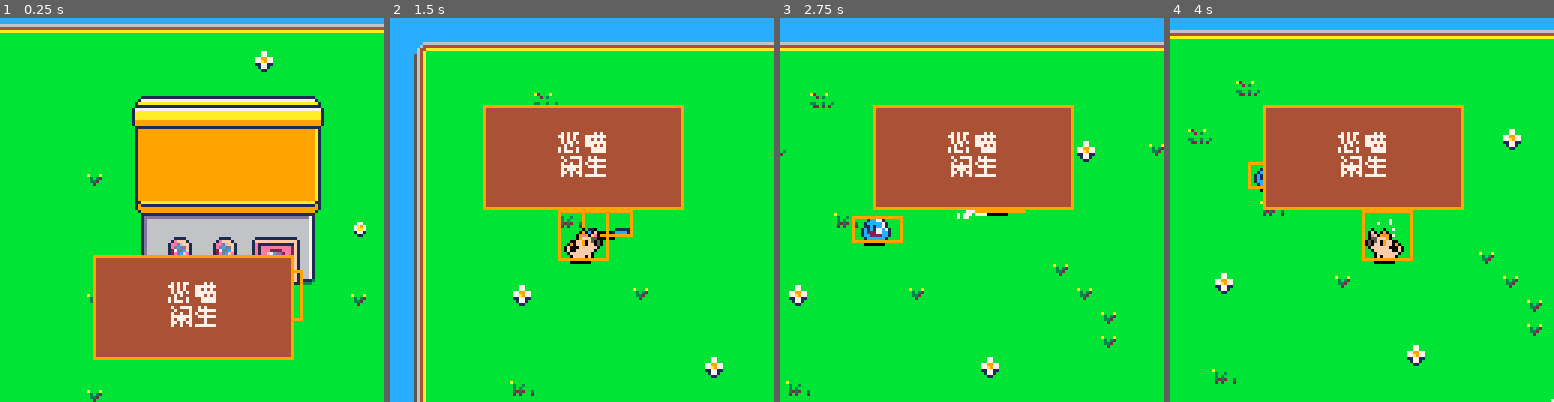
Above: before the commit, frames 1-4 (left to right).
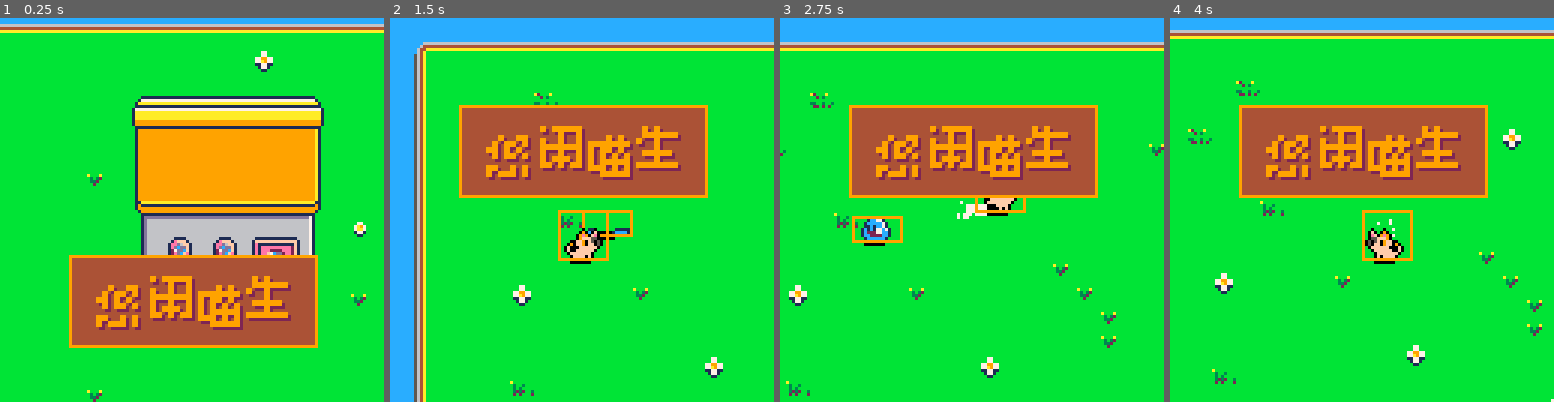
Above: after the commit, the same moments.

Repository: fuutou89/MeowValley
Game: PICO-8 cartridge game/game.p8
The game is run twice, just before and just after one commit, with the same random seed, the same clock (stepped at 60 frames per second) and the same inputs.
Inputs:
- Up to frame 1 (0.25 s): no input
- Up to frame 2 (1.5 s): tap X (X key) at 0.33, 1.07 s; tap O (Z key) at 0.7 s
- Up to frame 3 (2.75 s): hold Right 1.6-2.1 s; tap O (Z key) at 1.7, 2.1, 2.5 s; tap X (X key) at 1.85 s; hold Up 2.15-2.42 s; hold Right from 2.47 s (still down)
- Up to frame 4 (4 s): tap O (Z key) at 2.9, 3.3, 3.7 s; tap X (X key) at 2.97 s; release Right at 3.03 s; hold Left 3.08-3.58 s; hold Down 3.63-3.97 s

The runs differ from the first frame. In frame 1, 9.6% of the frame differs, in the area x 17-83%, y 61-90%; in frame 2, 9.6%; in frame 3, 9.6%; in frame 4, 9.6%.

Commit message:
outline title

Diff:
--- a/game/game.p8
+++ b/game/game.p8
@@ -17,6 +17,7 @@
 #include game.lua
 #include ui.lua
 #include title.lua
+#include outline.lua
 __gfx__
 88888888888888888888888888888888888888888888888888888888888888888888888888888888888888888888888888888888888888888888888888888888
 88888888888888888888888888888888888888888888888888888888888888888888888888888888888888888888888888888888888888888888888888888888
@@ -114,21 +115,21 @@
 cc17777777777777777771ccbb1771bbccccccccb1999999999999999999991b12edcfe102a33233121b1100012d641000000000000000000000000000000000
 ccc111111111111111111cccbbb11bbbccccccccbb19999999999999999991bb012eee100323333312ddd100014fff1000000000000000000000000000000000
 ccccccccccccccccccccccccbbbbbbbbccccccccbbb111111111111111111bbb00111100011111111122d1000014f10000000000000000000000000000000000
-07070770000070700000000000000000000000000000000000000000000000000000000000000000000000000000000000000000000000000000000000000000
-77070700077777770000000000000000000000000000000000000000000000000000000000000000000000000000000000000000000000000000000000000000
-07070700077070700000000000000000000000000000000000000000000000000000000000000000000000000000000000000000000000000000000000000000
-07077070077777770000000000000000000000000000000000000000000000000000000000000000000000000000000000000000000000000000000000000000
-00707000077707070000000000000000000000000000000000000000000000000000000000000000000000000000000000000000000000000000000000000000
-70700070000777770000000000000000000000000000000000000000000000000000000000000000000000000000000000000000000000000000000000000000
-70777070000777770000000000000000000000000000000000000000000000000000000000000000000000000000000000000000000000000000000000000000
-00000000000000000000000000000000000000000000000000000000000000000000000000000000000000000000000000000000000000000000000000000000
-07007777007070000000000000000000000000000000000000000000000000000000000000000000000000000000000000000000000000000000000000000000
-00700007007777770000000000000000000000000000000000000000000000000000000000000000000000000000000000000000000000000000000000000000
-07007007070070000000000000000000000000000000000000000000000000000000000000000000000000000000000000000000000000000000000000000000
-07777777007777770000000000000000000000000000000000000000000000000000000000000000000000000000000000000000000000000000000000000000
-07077707000070000000000000000000000000000000000000000000000000000000000000000000000000000000000000000000000000000000000000000000
-07707077000070000000000000000000000000000000000000000000000000000000000000000000000000000000000000000000000000000000000000000000
-07007007077777770000000000000000000000000000000000000000000000000000000000000000000000000000000000000000000000000000000000000000
+00900990000909000000000000000000000000000000000000000000000000000000000000000000000000000000000000000000000000000000000000000000
+09099090999999900000000000000000000000000000000000000000000000000000000000000000000000000000000000000000000000000000000000000000
+99090900909909000000000000000000000000000000000000000000000000000000000000000000000000000000000000000000000000000000000000000000
+09099090909090900000000000000000000000000000000000000000000000000000000000000000000000000000000000000000000000000000000000000000
+00000000909999900000000000000000000000000000000000000000000000000000000000000000000000000000000000000000000000000000000000000000
+99009090999090900000000000000000000000000000000000000000000000000000000000000000000000000000000000000000000000000000000000000000
+90999090009999900000000000000000000000000000000000000000000000000000000000000000000000000000000000000000000000000000000000000000
+00000000000000000000000000000000000000000000000000000000000000000000000000000000000000000000000000000000000000000000000000000000
+90999990090900000000000000000000000000000000000000000000000000000000000000000000000000000000000000000000000000000000000000000000
+00090090099999900000000000000000000000000000000000000000000000000000000000000000000000000000000000000000000000000000000000000000
+90090090900900000000000000000000000000000000000000000000000000000000000000000000000000000000000000000000000000000000000000000000
+99999990000900000000000000000000000000000000000000000000000000000000000000000000000000000000000000000000000000000000000000000000
+90090090099999000000000000000000000000000000000000000000000000000000000000000000000000000000000000000000000000000000000000000000
+90999090000900000000000000000000000000000000000000000000000000000000000000000000000000000000000000000000000000000000000000000000
+99090990999999900000000000000000000000000000000000000000000000000000000000000000000000000000000000000000000000000000000000000000
 
 
 
--- /dev/null
+++ b/game/outline.lua
@@ -0,0 +1,26 @@
+-- draw sprite outline using
+-- the following variables:
+-- s=sprite #
+-- x=sprite's x-position
+-- y=sprite's y-position
+
+-- t=type of outline (binary)
+--   this is a single number
+--   from 0-511 thus:
+--   256 128 064 █ █ █
+--   032 016 008 █ █ █
+--   004 002 001 █ █ █
+
+-- c=color of outline
+-- h=sprite size across, def 1
+-- v=sprite size down  , def 1
+-- (both variables of h + v
+--  are optional)
+
+function outline(s,x,y,t,c,h,v)if(t==0)return
+    local b=256for i=1,15do pal(i,c)end h=h or 1v=v or 1for i=-1,1do for j=-1,1do if(band(t,b)>0)spr(s,x+j,y+i,h,v)
+    b\=2end end pal()end
+
+function outline_sspr(sx,sy,sw,sh,dx,dy,dw,dh,t,c)if(t==0)return
+    local b=256for i=1,15do pal(i,c)end for i=-1,1do for j=-1,1do if(band(t,b)>0)sspr(sx,sy,sw,sh,dx+j,dy+i,dw,dh)
+    b\=2end end pal()end
--- a/game/title.lua
+++ b/game/title.lua
@@ -5,10 +5,10 @@
         x_offset = 0,
         y_offset = 128,
         bg = {
-            x = 32,
+            x = 24,
             y = 32,
-            size_x = 64,
-            size_y = 32
+            size_x = 80,
+            size_y = 28
         },
         order = 0,
         open = title_open,
@@ -39,7 +39,26 @@
 
     rectfill(bg_x, bg_y, bg_x + _title.bg.size_x, bg_y + _title.bg.size_y,4)
     rect(bg_x - 1, bg_y - 1, bg_x + _title.bg.size_x + 1, bg_y + _title.bg.size_y + 1,9)
-    palt( 0, true)
-    spr(192, _title.x + 32 + 24, _title.y + _title.y_offset + 40, 2, 2)
+    palt(0, true)
+
+    local sp_start_x = _title.x + 32
+    local sp_center_y = _title.y + _title.y_offset + 38
+
+    outline_sspr(0, 96, 8, 8, sp_start_x, sp_center_y + 3, 16, 16, 1, 2)
+    sspr(0, 96, 8, 8, sp_start_x, sp_center_y + 3, 16, 16)
+
+    outline_sspr(0, 104, 8, 8, sp_start_x + 16 + 2, sp_center_y, 16, 16, 1, 2)
+    sspr(0, 104, 8, 8, sp_start_x + 16 + 2, sp_center_y, 16, 16)
+
+    outline_sspr(8, 96, 8, 8, sp_start_x + 32 + 2, sp_center_y + 3, 16, 16, 1, 2)
+    sspr(8, 96, 8, 8, sp_start_x + 32 + 2, sp_center_y + 3, 16, 16)
+
+    outline_sspr(8, 104, 8, 8, sp_start_x + 48 + 2, sp_center_y, 16, 16, 1, 2)
+    sspr(8, 104, 8, 8, sp_start_x + 48 + 2, sp_center_y, 16, 16)
+
+    --sspr(0, 104, 8, 8, _title.x + 40, _title.y + _title.y_offset + 40, 16, 16)
+    --sspr(8, 96, 8, 8, _title.x + 50, _title.y + _title.y_offset + 30, 16, 16)
+    --sspr(8, 104, 8, 8, _title.x + 60, _title.y + _title.y_offset + 40, 16, 16)
+    --spr(192, _title.x + 56, _title.y + _title.y_offset + 40, 2, 2)
     palt()
 end
